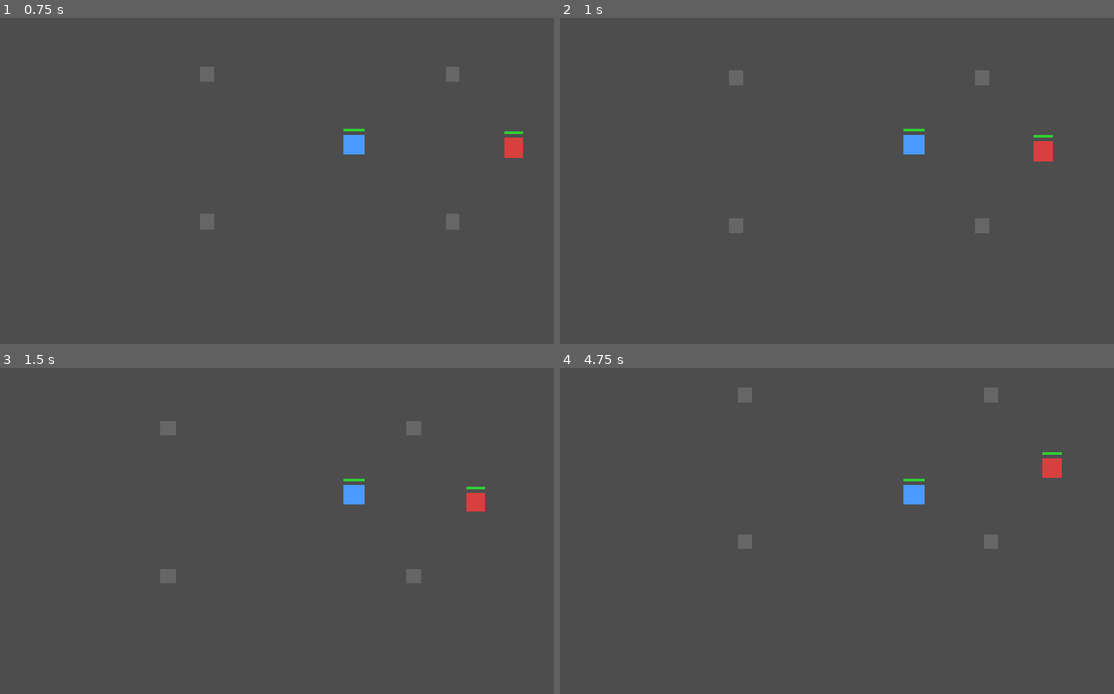
Above: before the commit, frames 1-4 (two rows, left to right).
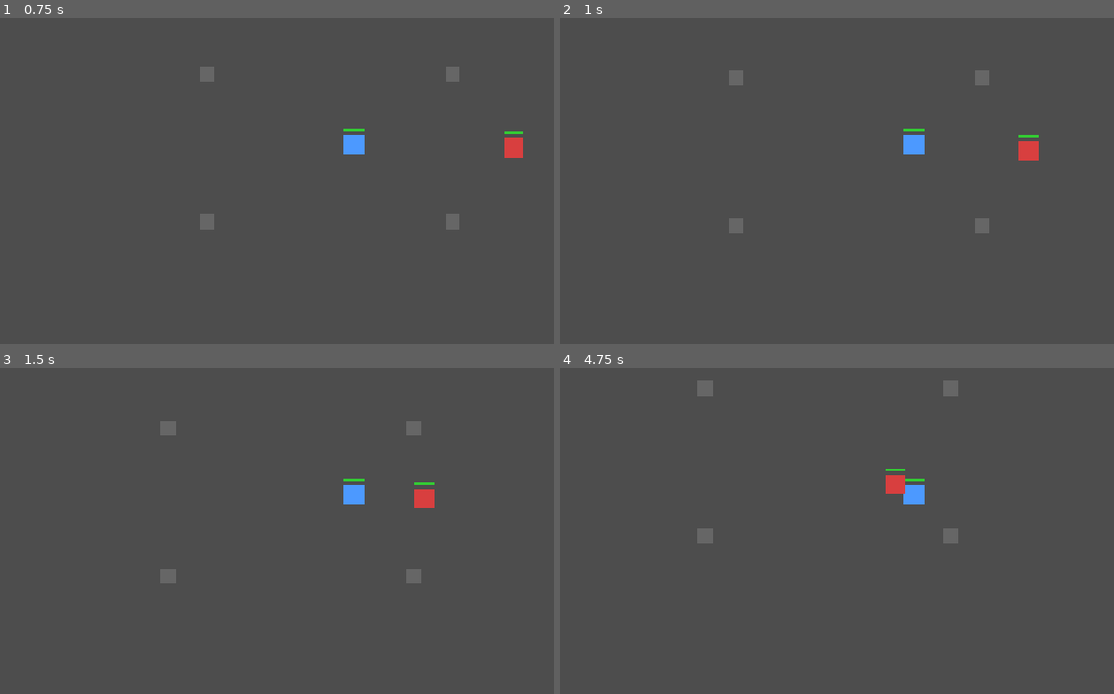
Above: after the commit, the same moments.

Repository: a07030601-sys/woodgame
Game: Godot game, scene res://scenes/main.tscn
The game is run twice, just before and just after one commit, with the same random seed, the same clock (stepped at 60 frames per second) and the same inputs.
Inputs (mouse positions are in pixels of both pictures, inside the frame that each line leads up to):
- Up to frame 1 (0.75 s): tap Enter at 0.5 s; move the mouse to (509, 125) at 0.52 s; press the mouse at (509, 125) at 0.53 s
- Up to frame 2 (1 s): no input
- Up to frame 3 (1.5 s): move the mouse to (210, 514) at 1.27 s; release the mouse at (210, 514) at 1.28 s; click (210, 514) at 1.35 s
- Up to frame 4 (4.75 s): move the mouse to (986, 407) at 2.02 s; press the mouse at (986, 407) at 2.03 s; move the mouse to (881, 573) at 2.77 s; release the mouse at (881, 573) at 2.78 s; click (881, 573) at 2.85 s; move the mouse to (outside the picture) at 3.52 s; press the mouse at (outside the picture) at 3.53 s; move the mouse to (704, 436) at 4.27 s; release the mouse at (704, 436) at 4.28 s; click (704, 436) at 4.35 s

Frame 1 is identical in both runs. In frame 2, 0.4% of the frame differs, in the area x 82-89%, y 35-45%; in frame 3, 0.5%; in frame 4, 1.4%, in the area x 24-91%, y 3-56%.

Commit message:
階段 1：怪物追擊
Co-Authored-By: Claude Opus 5.5 <noreply@anthropic.com>

Diff:
--- a/scenes/player.tscn
+++ b/scenes/player.tscn
@@ -7,7 +7,7 @@
 [sub_resource type="CircleShape2D" id="CircleShape2D_player"]
 radius = 14.0
 
-[node name="Player" type="CharacterBody2D"]
+[node name="Player" type="CharacterBody2D" groups=["player"]]
 collision_mask = 3
 motion_mode = 1
 script = ExtResource("1_player")
--- a/scripts/components/health_component.gd
+++ b/scripts/components/health_component.gd
@@ -16,6 +16,10 @@
 	current_health = max_health
 
 
+func is_dead() -> bool:
+	return _is_dead
+
+
 func take_damage(amount: int) -> void:
 	if _is_dead or amount <= 0:
 		return
--- a/scripts/monsters/monster.gd
+++ b/scripts/monsters/monster.gd
@@ -1,5 +1,12 @@
 class_name Monster
 extends CharacterBody2D
+
+@export var move_speed: float = 120.0
+@export var detection_range: float = 250.0
+# 追擊中玩家超出此距離就放棄，需大於 detection_range
+@export var give_up_range: float = 400.0
+# 與玩家中心點的距離，需大於雙方碰撞體相加的大小，且小於玩家的攻擊範圍
+@export var stop_distance: float = 40.0
 
 const FLASH_DURATION: float = 0.15
 const DAMAGE_NUMBER_SCENE: PackedScene = preload("res://scenes/ui/damage_number.tscn")
@@ -8,6 +15,8 @@
 
 var _base_color: Color = Color.WHITE
 var _flash_tween: Tween = null
+var _player: Player = null
+var _is_chasing: bool = false
 
 @onready var _polygon: Polygon2D = $Polygon2D
 @onready var _health: HealthComponent = $HealthComponent
@@ -20,6 +29,33 @@
 	_health.damage_taken.connect(_on_damage_taken)
 	_health.died.connect(_on_died)
 	_health_bar.update_health(_health.current_health, _health.max_health)
+
+
+func _physics_process(delta: float) -> void:
+	if not is_instance_valid(_player):
+		_player = get_tree().get_first_node_in_group("player") as Player
+	if _player == null or _player.is_dead():
+		_is_chasing = false
+		velocity = Vector2.ZERO
+		return
+
+	var to_player: Vector2 = _player.global_position - global_position
+	var distance: float = to_player.length()
+
+	if _is_chasing:
+		if distance > give_up_range:
+			_is_chasing = false
+	elif distance <= detection_range:
+		_is_chasing = true
+
+	if not _is_chasing or distance <= stop_distance:
+		velocity = Vector2.ZERO
+		return
+
+	# 最後一步限制速度，剛好停在停止距離上而不會擠進玩家
+	var step_speed: float = minf(move_speed, (distance - stop_distance) / delta)
+	velocity = to_player / distance * step_speed
+	move_and_slide()
 
 
 func take_damage(amount: int) -> void:
--- a/scripts/player/player.gd
+++ b/scripts/player/player.gd
@@ -1,3 +1,4 @@
+class_name Player
 extends CharacterBody2D
 
 @export var move_speed: float = 200.0
@@ -78,6 +79,10 @@
 	_health.take_damage(amount)
 
 
+func is_dead() -> bool:
+	return _health.is_dead()
+
+
 func _process_attack(delta: float) -> void:
 	if not _move_toward(_attack_target.global_position, attack_range, delta):
 		return
